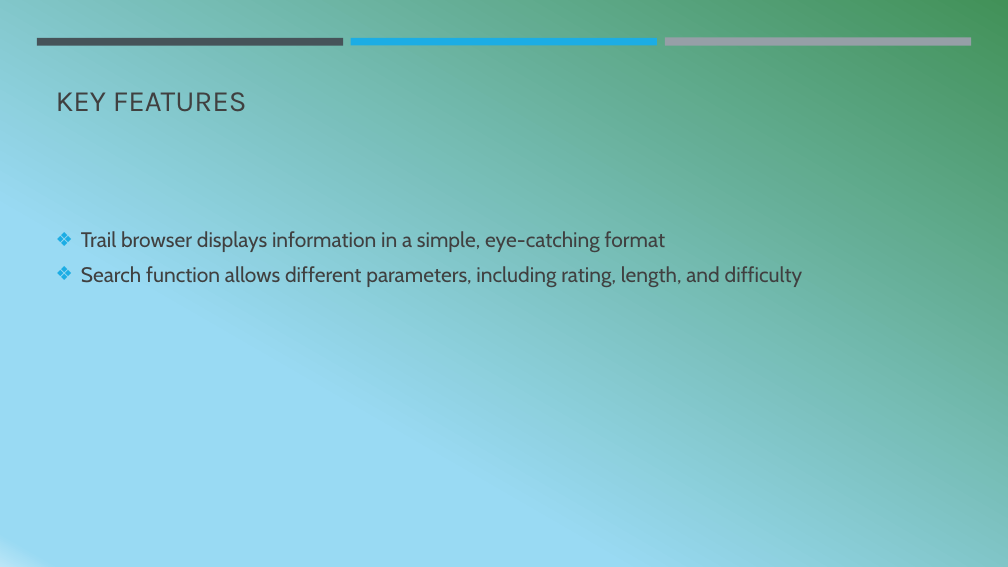
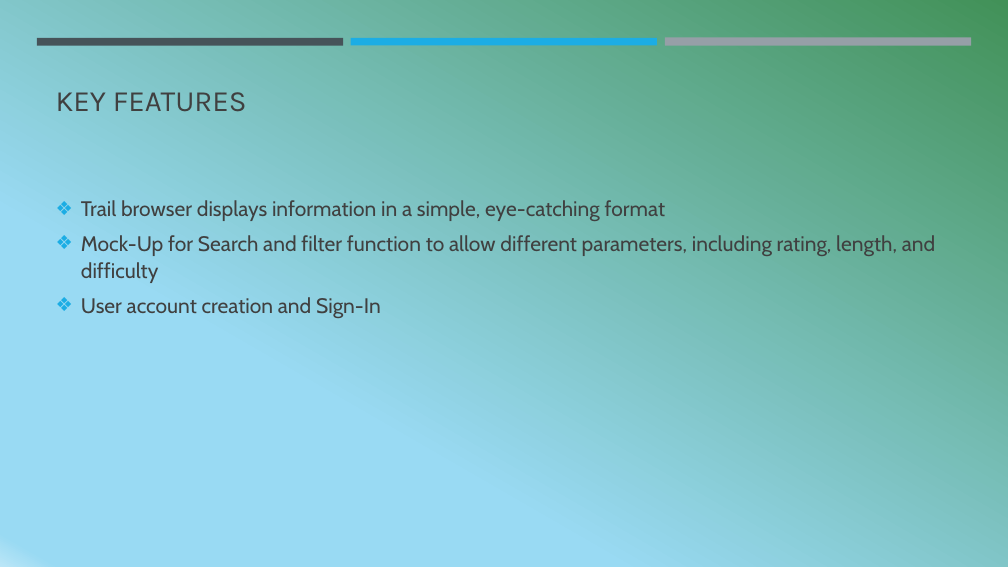
Before and after one commit to Clayton-Brandt/Holistic-Hiking, a slide deck: slide 7 of documents/Holistic Hiking Sprint 1.pptx (slide 19 before the commit). Drawn at 1008x567 pixels with LibreOffice and Linux fonts; fonts in the diff are those of the drawing. Boxes give left, top, right and bottom in pixels: in the first picture for what was removed or moved away, otherwise in the second. Text is boxed around its words. In the diff, an @@ line names an element or a change of style, - is before the commit and + after.

```diff
--- a/documents/Holistic Hiking Sprint 1.pptx
+++ b/documents/Holistic Hiking Sprint 1.pptx
@@ text at bbox=[81, 235, 936, 318]: text changed @@
-❖ Search function allows different parameters, including rating, length, and difficulty
+❖ Mock-Up for Search and filter function to allow different parameters, including rating, length, and difficulty
+❖ User account creation and Sign-In
```
Also in this commit, not shown: 2 other slides changed, 12 slides removed.
